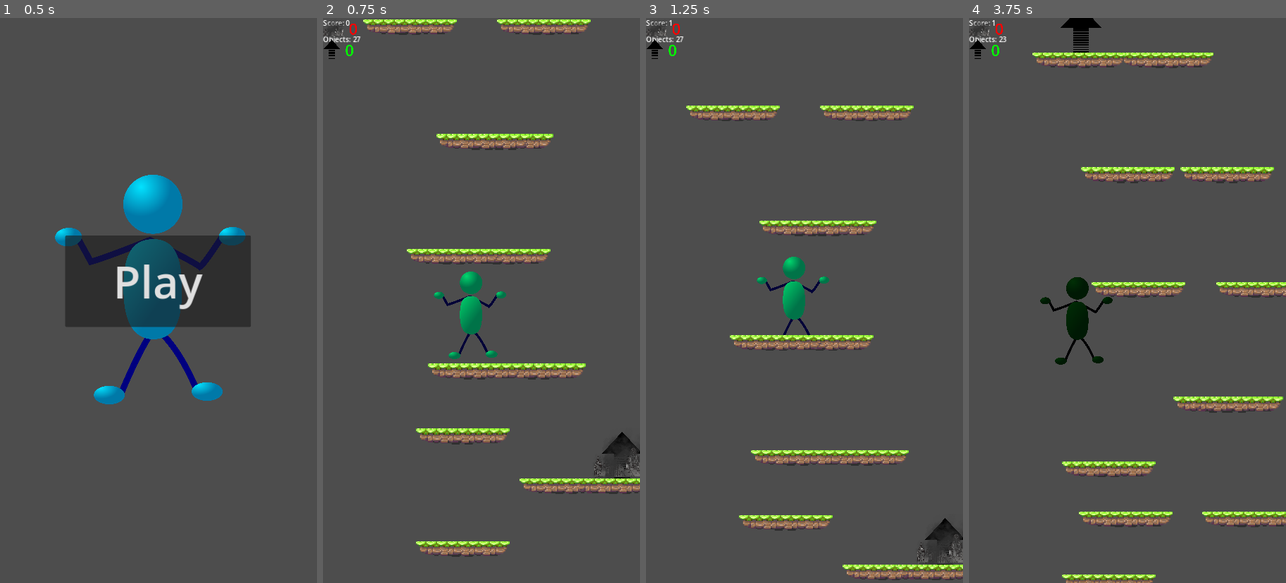
Above: before the commit, frames 1-4 (left to right).
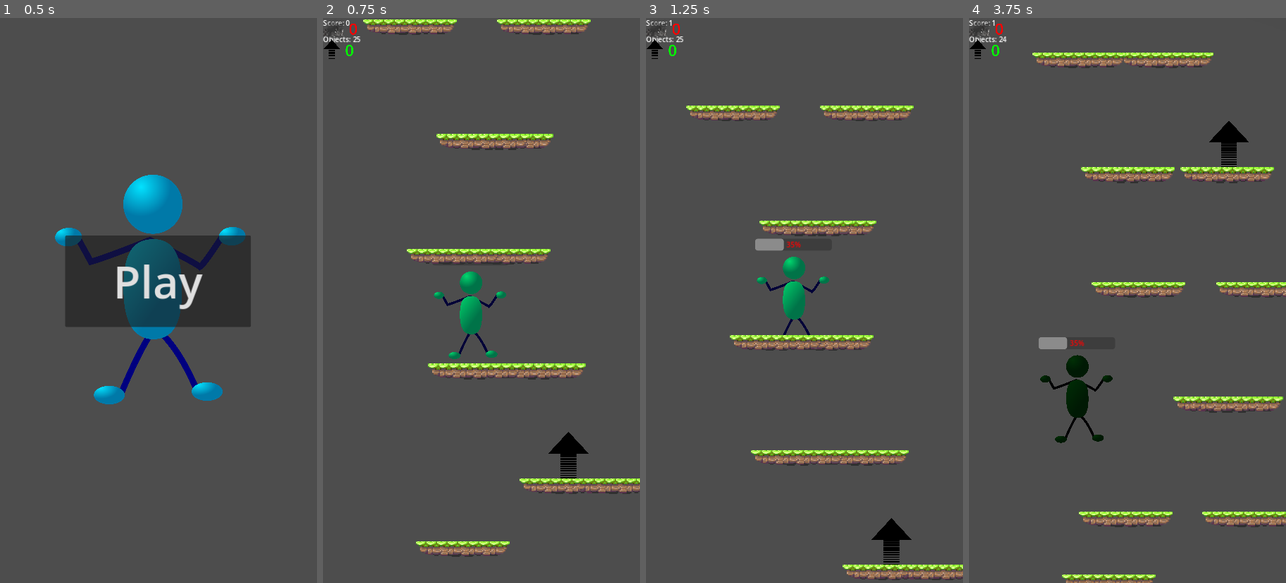
Above: after the commit, the same moments.

Repository: Cashigtro/Enviroment-Up
Game: Godot game, scene res://scenes/menu.tscn
Same seed, same stepped clock (60 frames per second), same inputs: the game is played once before the commit and once after it. Sound files missing from this copy of the repository are replaced by a short silence.
Inputs:
- Up to frame 1 (0.5 s): no input
- Up to frame 2 (0.75 s): click "Play" at 0.5 s
- Up to frame 3 (1.25 s): no input
- Up to frame 4 (3.75 s): hold D (right) 1.28-2.75 s; click "Play Again" at 2.75 s; hold A (left) from 3.53 s (still down)

Frame 1 is identical in both runs. In frame 2, 1.5% of the frame differs, in the area x 10-100%, y 3-82%; in frame 3, 1.7%; in frame 4, 3.3%, in the area x 10-89%, y 0-82%.

Commit message:
added scary stuff when your score's low 💀

Diff:
--- a/scenes/main.tscn
+++ b/scenes/main.tscn
@@ -1,7 +1,6 @@
-[gd_scene load_steps=17 format=3 uid="uid://cw31mc8rmgi4g"]
+[gd_scene load_steps=18 format=3 uid="uid://cw31mc8rmgi4g"]
 
 [ext_resource type="Script" path="res://scripts/main.gd" id="1_7tk1n"]
-[ext_resource type="Shader" uid="uid://c7rf2bcgw34bl" path="res://scripts/main.tres" id="1_bbqkb"]
 [ext_resource type="PackedScene" uid="uid://cx068j6jtr15a" path="res://scenes/player.tscn" id="2_8b0qv"]
 [ext_resource type="PackedScene" uid="uid://d2h7ojqlk1xv0" path="res://scenes/game_over.tscn" id="2_qvirj"]
 [ext_resource type="Texture2D" uid="uid://c6fb72wwvk1kl" path="res://assets/images/pollution.png" id="3_6d3k8"]
@@ -9,10 +8,24 @@
 [ext_resource type="Script" path="res://scripts/platforms.gd" id="3_qloub"]
 [ext_resource type="Texture2D" uid="uid://0jukf5385cgu" path="res://assets/images/arrow.png" id="4_2a8c4"]
 [ext_resource type="Script" path="res://scripts/camera.gd" id="6_l30ci"]
+[ext_resource type="Shader" path="res://scripts/main.gdshader" id="7_vjmlt"]
 [ext_resource type="AudioStream" uid="uid://bu68b7q3wgfll" path="res://assets/audio/Soft Hearted.mp3" id="7_yp2rr"]
 
-[sub_resource type="ShaderMaterial" id="ShaderMaterial_63pwq"]
-shader = ExtResource("1_bbqkb")
+[sub_resource type="Environment" id="Environment_5dqkm"]
+background_mode = 3
+background_color = Color(0, 0.615686, 0.741176, 1)
+ambient_light_color = Color(0, 0.141176, 1, 1)
+ambient_light_energy = 16.0
+glow_normalized = true
+glow_intensity = 8.0
+glow_strength = 2.0
+glow_blend_mode = 1
+glow_hdr_threshold = 0.65
+glow_hdr_scale = 4.0
+glow_hdr_luminance_cap = 6.55
+glow_map_strength = 1.0
+volumetric_fog_density = 2.9285
+adjustment_saturation = 8.0
 
 [sub_resource type="Animation" id="Animation_kbpsq"]
 resource_name = "in"
@@ -71,9 +84,28 @@
 "shrink": SubResource("Animation_2wdb2")
 }
 
+[sub_resource type="ShaderMaterial" id="ShaderMaterial_swmmi"]
+shader = ExtResource("7_vjmlt")
+shader_parameter/player_position = Vector2(0.5, 0.5)
+shader_parameter/color = Color(0, 0, 0, 1)
+shader_parameter/MULTIPLIER = 2.0
+shader_parameter/SCALE = 5.406
+shader_parameter/SOFTNESS = 0.665
+
 [node name="main" type="Node2D"]
-material = SubResource("ShaderMaterial_63pwq")
 script = ExtResource("1_7tk1n")
+
+[node name="WorldEnvironment" type="WorldEnvironment" parent="."]
+environment = SubResource("Environment_5dqkm")
+
+[node name="red" type="ColorRect" parent="."]
+offset_left = -1152.0
+offset_top = -15040.0
+offset_right = -1112.0
+offset_bottom = -15006.0
+scale = Vector2(103.971, 218.181)
+pivot_offset = Vector2(18.2042, 15.7016)
+color = Color(1, 0.172549, 0, 1)
 
 [node name="ui" type="CanvasLayer" parent="."]
 process_mode = 3
@@ -170,9 +202,6 @@
 [node name="platform" parent="platforms" instance=ExtResource("3_atn6h")]
 position = Vector2(221, 1122)
 
-[node name="platform2" parent="platforms" instance=ExtResource("3_atn6h")]
-position = Vector2(221, 867)
-
 [node name="Timer" type="Timer" parent="."]
 autostart = true
 
@@ -184,4 +213,21 @@
 wait_time = 1.523
 autostart = true
 
+[node name="post_processing" type="Control" parent="."]
+layout_mode = 3
+anchors_preset = 0
+offset_right = 40.0
+offset_bottom = 40.0
+
+[node name="vignette" type="ColorRect" parent="post_processing"]
+material = SubResource("ShaderMaterial_swmmi")
+layout_mode = 0
+offset_left = -5718.1
+offset_top = -7631.75
+offset_right = -5579.1
+offset_bottom = -7489.75
+scale = Vector2(18.36, 33.0058)
+pivot_offset = Vector2(69.5, 71.003)
+
+[connection signal="arrow_vs_pollution" from="." to="post_processing/vignette" method="_on_main_arrow_vs_pollution"]
 [connection signal="play_button_pressed" from="ui/game_over" to="." method="_on_game_over_play_button_pressed"]
--- a/scenes/player.tscn
+++ b/scenes/player.tscn
@@ -1,8 +1,9 @@
-[gd_scene load_steps=5 format=3 uid="uid://cx068j6jtr15a"]
+[gd_scene load_steps=6 format=3 uid="uid://cx068j6jtr15a"]
 
 [ext_resource type="Script" path="res://scripts/player.gd" id="1_11enx"]
 [ext_resource type="Texture2D" uid="uid://c33h1auqowl13" path="res://player.png" id="1_kejn0"]
 [ext_resource type="AudioStream" uid="uid://d3umhigb05bhu" path="res://assets/audio/jump.mp3" id="3_s01qn"]
+[ext_resource type="Script" path="res://scripts/health_bar.gd" id="4_vuidp"]
 
 [sub_resource type="RectangleShape2D" id="RectangleShape2D_ucyag"]
 size = Vector2(111, 20)
@@ -41,3 +42,12 @@
 [node name="jump_sound" type="AudioStreamPlayer2D" parent="."]
 stream = ExtResource("3_s01qn")
 volume_db = 5.0
+
+[node name="health_bar" type="ProgressBar" parent="."]
+offset_left = -86.0
+offset_top = -140.0
+offset_right = 88.0
+offset_bottom = -113.0
+max_value = 2.805
+value = 0.4
+script = ExtResource("4_vuidp")
--- /dev/null
+++ b/scripts/health_bar.gd
@@ -0,0 +1,16 @@
+extends ProgressBar
+
+
+
+# Called every frame. 'delta' is the elapsed time since the previous frame.
+func _process(_delta):
+	var score_before = global.score
+	if global.score > max_value:
+		max_value = global.score
+	if global.score < max_value:
+		add_theme_color_override("font_color", Color(255,0,0,1))
+	else:
+		add_theme_color_override("font_color", Color(0,255,0,1))
+	print(max_value)
+
+	value = global.score
--- a/scripts/main.gd
+++ b/scripts/main.gd
@@ -14,7 +14,13 @@
 @onready var player_move_away = $ui/anim/player_move_away
 @onready var pollution_label = $ui/scores/score_containers/pollution/label
 @onready var arrow_label = $ui/scores/score_containers/arrow/label
+@onready var vignette = $post_processing/vignette
+var shader_value = 2
+@onready var red = $red
+var color_value = Color(1,0,0,0)
+@onready var blue = $blue
 
+signal arrow_vs_pollution()
 
 func _ready():
 	get_tree().create_timer(1).timeout.connect(
@@ -26,9 +32,10 @@
 			$music.play()
 	)
 
-func _process(delta):
+func _process(_delta):
 	if Input.is_action_pressed("reset"):
 		get_tree().reload_current_scene()
+
 	if player_on_screen.is_on_screen() == false and timer_done and player.global_position.y > camera.global_position.y:
 		game_over()
 	if global.score < 0:
@@ -39,6 +46,26 @@
 
 	objects_label.text = "Objects: {}".format([platforms.get_child_count()], "{}")
 
+	if global.pollution_score > global.arrow_score:
+		if color_value.a < 1:
+			color_value.a += 0.0001
+		if shader_value > 0.001:
+			shader_value -= 0.001
+	else:
+		if color_value.a > 0:
+			color_value.a -= 0.0001
+
+		if shader_value < 2:
+			shader_value += 0.001
+
+	if 0.001 > shader_value:
+		game_over()
+	vignette.material.set_shader_parameter("SCALE", shader_value)
+	vignette.position = player.position
+	red.color = color_value
+	red.position = player.position
+
+
 func reset_scores():
 	global.score = 0
 	global.arrow_score = 0
@@ -46,7 +73,6 @@
 
 func game_over():
 
-	print("ASDAS")
 
 	game_over_screen.visible = true
 	game_over_anim_player.play("in")
--- /dev/null
+++ b/scripts/main.gdshader
@@ -0,0 +1,29 @@
+shader_type canvas_item;
+uniform vec2 player_position;
+uniform vec4 color : source_color = vec4(0.305, 0.298, 0.341,1);
+
+uniform float MULTIPLIER = 0.56;
+uniform float SCALE = 0.5;
+uniform float SOFTNESS = 0.65;
+
+
+float circle(vec2 position, float radius, float feather)
+{
+	return smoothstep(radius, radius + feather, dot(position, position ) * 8.0);
+}
+
+float vigTypeB(vec2 dude){
+	float vignette = circle(dude - vec2(player_position.x,player_position.y ), 0.1, 0.5);
+	return vignette;
+}
+
+float vigTypeA(vec2 dude){
+	float val = distance(vec2(dude.x , dude.y * MULTIPLIER), vec2(player_position.x , player_position.y * MULTIPLIER));
+	val = val / SCALE;
+	float vignette = smoothstep(0.2, SOFTNESS, val);
+	return vignette;
+}
+
+void fragment(){
+	COLOR = vec4(color.rgb , vigTypeA(UV));
+}
--- a/scripts/main.tres
+++ b/scripts/main.tres
@@ -1,8 +1,17 @@
-[gd_resource type="VisualShader" load_steps=2 format=3 uid="uid://c7rf2bcgw34bl"]
+[gd_resource type="VisualShader" load_steps=5 format=3 uid="uid://c7rf2bcgw34bl"]
 
 [sub_resource type="VisualShaderNodeFloatFunc" id="VisualShaderNodeFloatFunc_6e6ib"]
 output_port_for_preview = 0
 function = 0
+
+[sub_resource type="VisualShaderNodeInput" id="VisualShaderNodeInput_8sndb"]
+input_name = "time"
+
+[sub_resource type="VisualShaderNodeFloatOp" id="VisualShaderNodeFloatOp_dyo0q"]
+operator = 2
+
+[sub_resource type="VisualShaderNodeColorConstant" id="VisualShaderNodeColorConstant_5og7q"]
+constant = Color(1, 0, 1, 1)
 
 [resource]
 code = "shader_type canvas_item;
@@ -12,19 +21,37 @@
 
 
 void fragment() {
+// Input:3
+	float n_out3p0 = TIME;
+
+
 // FloatFunc:2
-	float n_in2p0 = 0.00000;
-	float n_out2p0 = sin(n_in2p0);
+	float n_out2p0 = sin(n_out3p0);
+
+
+// ColorConstant:5
+	vec4 n_out5p0 = vec4(1.000000, 0.000000, 1.000000, 1.000000);
+
+
+// FloatOp:4
+	float n_out4p0 = n_out2p0 * n_out5p0.x;
 
 
 // Output:0
-	COLOR.rgb = vec3(n_out2p0);
+	COLOR.a = n_out4p0;
 
 
 }
 "
 mode = 1
 flags/light_only = false
+nodes/fragment/0/position = Vector2(660, 140)
 nodes/fragment/2/node = SubResource("VisualShaderNodeFloatFunc_6e6ib")
-nodes/fragment/2/position = Vector2(40, 140)
-nodes/fragment/connections = PackedInt32Array(2, 0, 0, 0)
+nodes/fragment/2/position = Vector2(40, 100)
+nodes/fragment/3/node = SubResource("VisualShaderNodeInput_8sndb")
+nodes/fragment/3/position = Vector2(-360, 140)
+nodes/fragment/4/node = SubResource("VisualShaderNodeFloatOp_dyo0q")
+nodes/fragment/4/position = Vector2(300, 120)
+nodes/fragment/5/node = SubResource("VisualShaderNodeColorConstant_5og7q")
+nodes/fragment/5/position = Vector2(20, 360)
+nodes/fragment/connections = PackedInt32Array(3, 0, 2, 0, 2, 0, 4, 0, 5, 0, 4, 1, 4, 0, 0, 1)
--- a/scripts/platforms.gd
+++ b/scripts/platforms.gd
@@ -16,6 +16,9 @@
 @export var platform_y_seperation = 260
 @export var platform_x_amount = 2
 @export var spawn_per_timer = 10
+@export var pollution_chance = 6
+@export var launcher_chance = 10
+
 var prev_platform_seperation = 0
 @onready var deletion_timer = $"../deletion_timer"
 
@@ -38,12 +41,12 @@
 				)
 				var p = platform.instantiate()
 				p.position = spawn_location
-				if randi_range(0,15) == 15:
+				if randi_range(0,launcher_chance) == 1:
 					var l = launcher.instantiate()
 					l.position = Vector2(p.position.x+100, p.position.y-60)
 					platforms.add_child(l)
 					instantiated_objects.append(l)
-				if randi_range(0,15) == 15:
+				if randi_range(0,pollution_chance) == 1:
 					var pol = pollution.instantiate()
 					pol.position = Vector2(p.position.x+100, p.position.y-60)
 					platforms.add_child(pol)
@@ -53,4 +56,4 @@
 
 
 			prev_platform_seperation -= platform_y_seperation
-	print(str(prev_platform_seperation) + "  " + str(player.position.y-500))
+#	print(str(prev_platform_seperation) + "  " + str(player.position.y-500))
--- /dev/null
+++ b/scripts/vignette.gd
@@ -0,0 +1,29 @@
+extends ColorRect
+#
+#@onready var player = $"../player"
+#@onready var player_head = $"../player/head2"
+#
+#var current_one = "none"
+#
+## Called when the node enters the scene tree for the first time.
+#func _ready():
+#	pass # Replace with function body.
+#
+#
+## Called every frame. 'delta' is the elapsed time since the previous frame.
+#func _process(delta):
+##	var new_value = (1-Time.get_ticks_msec()/10000.0)
+#
+#	if current_one == "pollution":
+#		var tween = create_tween()
+#		tween.tween_property(material, "shader_parameter/SCALE", 0, 1)
+#	elif current_one == "arrow":
+#		var tween = create_tween()
+#		tween.tween_property(material, "shader_parameter/SCALE", 0, 5)
+#
+#	self.position = player.position
+##	print(new_value)
+#	print(current_one)
+#
+#func _on_main_arrow_vs_pollution(c):
+#	current_one = c
Not shown, changed: .gitignore
